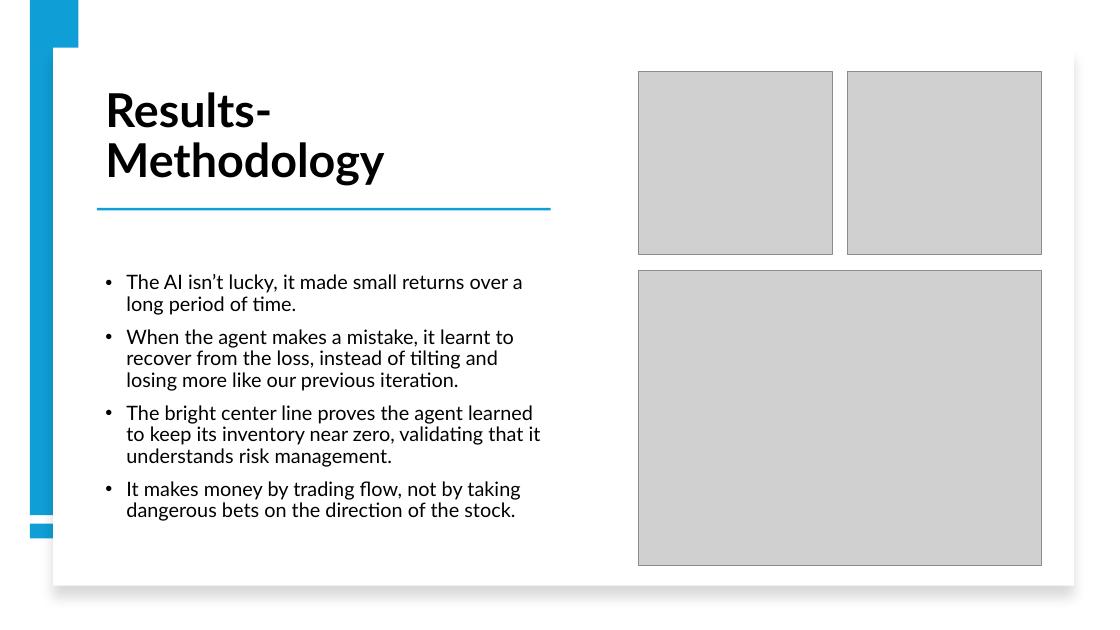
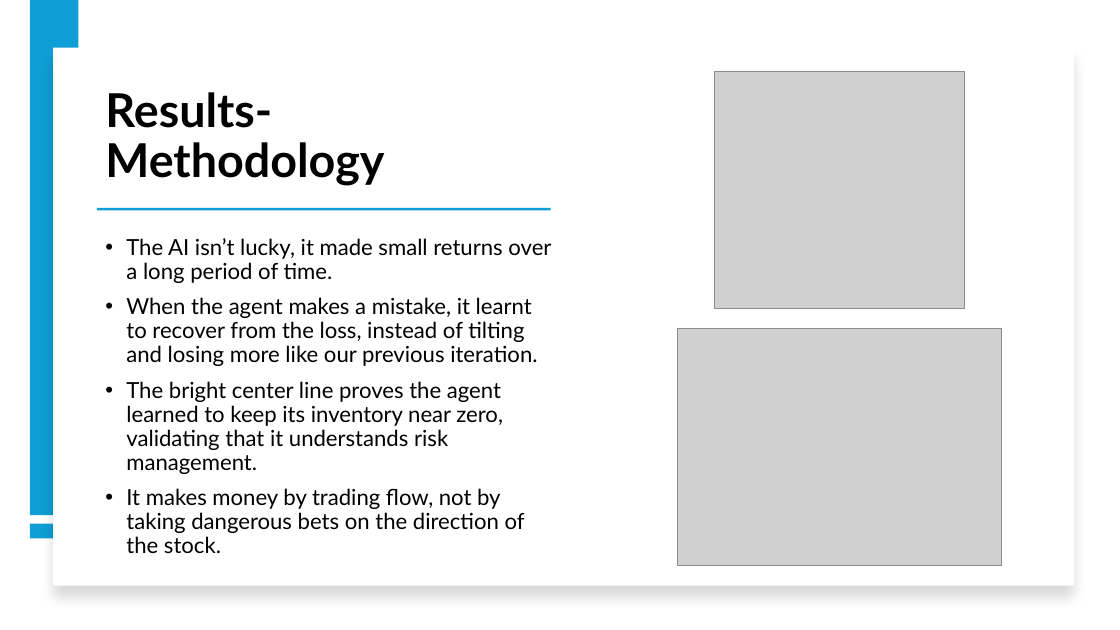
Before and after one commit to Srithwak/Coevolutionary_ARL_vs_EGT_agents_research, a slide deck: slide 12 of presentation.pptx. Drawn at 1120x630 pixels with LibreOffice and Linux fonts; fonts in the diff are those of the drawing; grey boxes stand for pictures. Boxes give left, top, right and bottom in pixels: in the first picture for what was removed or moved away, otherwise in the second. Text is boxed around its words. In the diff, an @@ line names an element or a change of style, - is before the commit and + after.

```diff
--- a/presentation.pptx
+++ b/presentation.pptx
@@ picture: place and size @@
-picture at [639, 71, 833, 255]
+picture at [715, 71, 965, 308]
@@ picture removed at [848, 71, 1042, 255] @@
@@ text "The AI isn’t lucky, it ..." at [126, 238, 551, 553]: size 17 to 19 pt @@
@@ picture: place and size @@
-picture at [639, 271, 1042, 565]
+picture at [678, 329, 1002, 565]
```
Also in this commit, not shown: 2 other slides changed, 2 other files.
